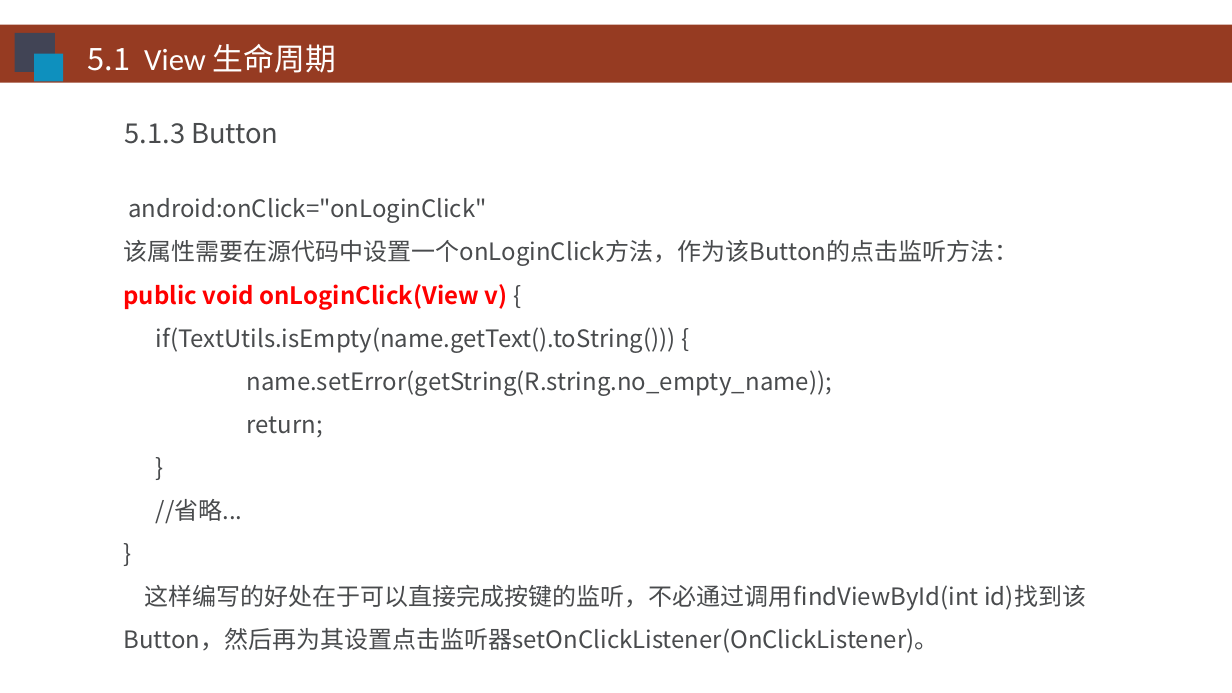
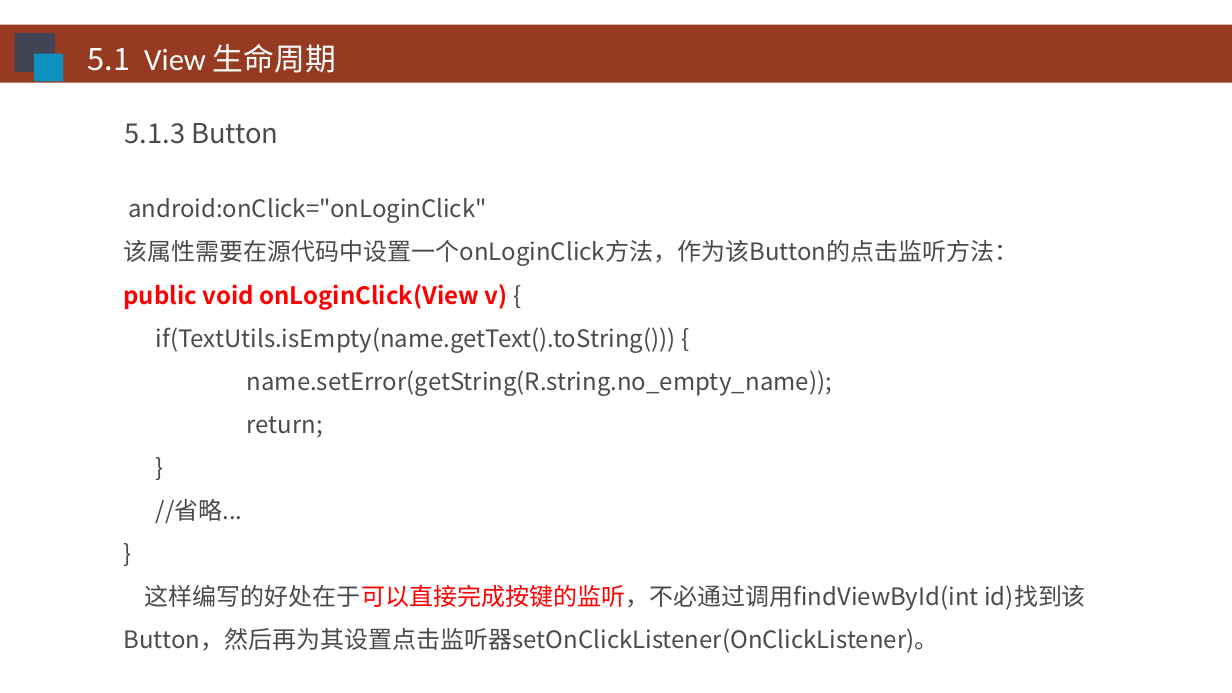
Before and after one commit to HBU/Android-PPT, a slide deck: slide 8 of 03.0 -- 用户界面 -- 第05章.ppt. Drawn at 1232x693 pixels with LibreOffice and Linux fonts; fonts in the diff are those of the drawing; background and template pictures are left out. Boxes give left, top, right and bottom in pixels: in the first picture for what was removed or moved away, otherwise in the second. Text is boxed around its words. In the diff, an @@ line names an element or a change of style, - is before the commit and + after.

```diff
--- a/03.0 -- 用户界面 -- 第05章.ppt
+++ b/03.0 -- 用户界面 -- 第05章.ppt
@@ text at (123, 584, 1086, 653): text colour #494B4D to #FF0000 in "这样编写的好处在于可以直接完成按键的监听，不必通过调用findViewById(int" @@
```
Also in this commit, not shown: 6 other slides changed.
